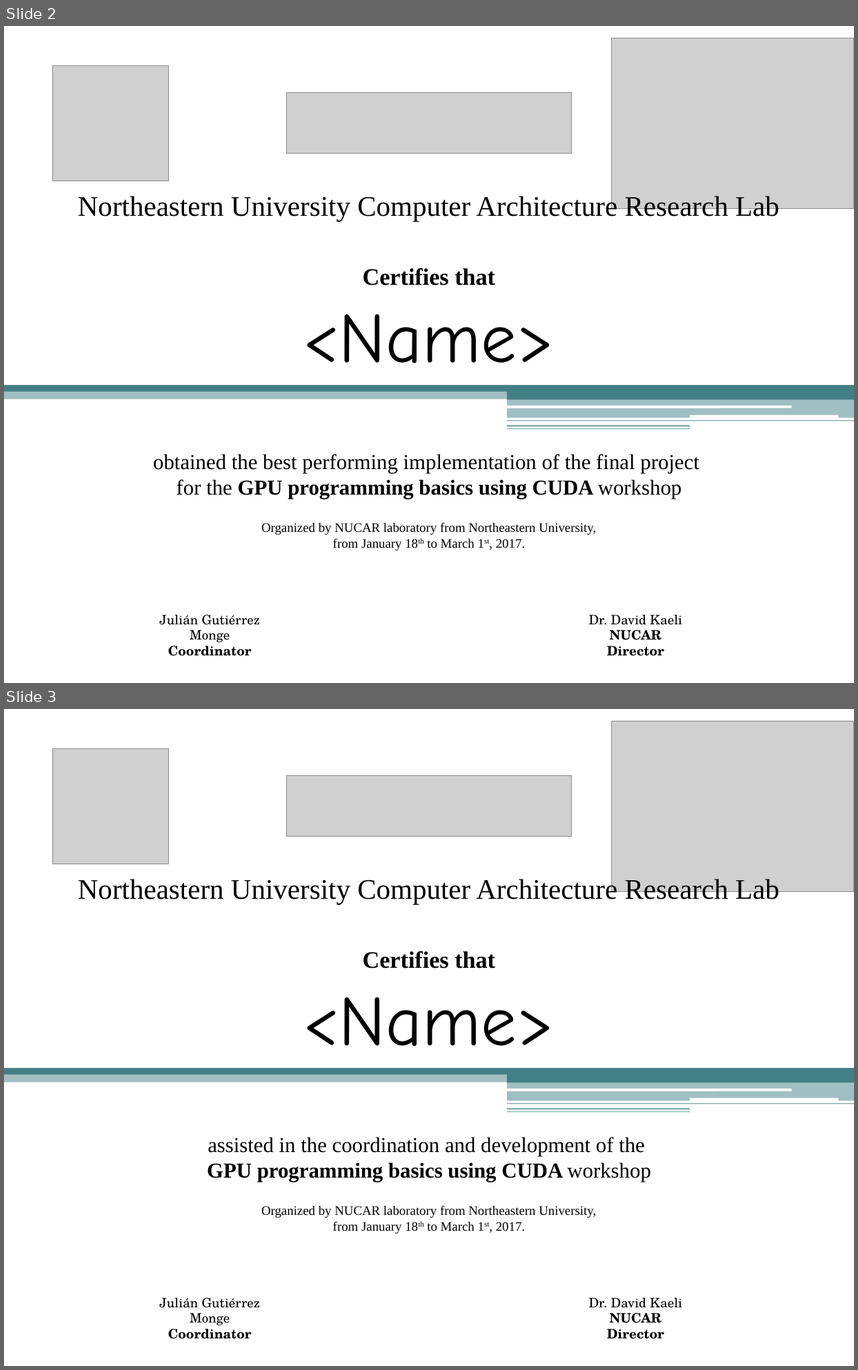
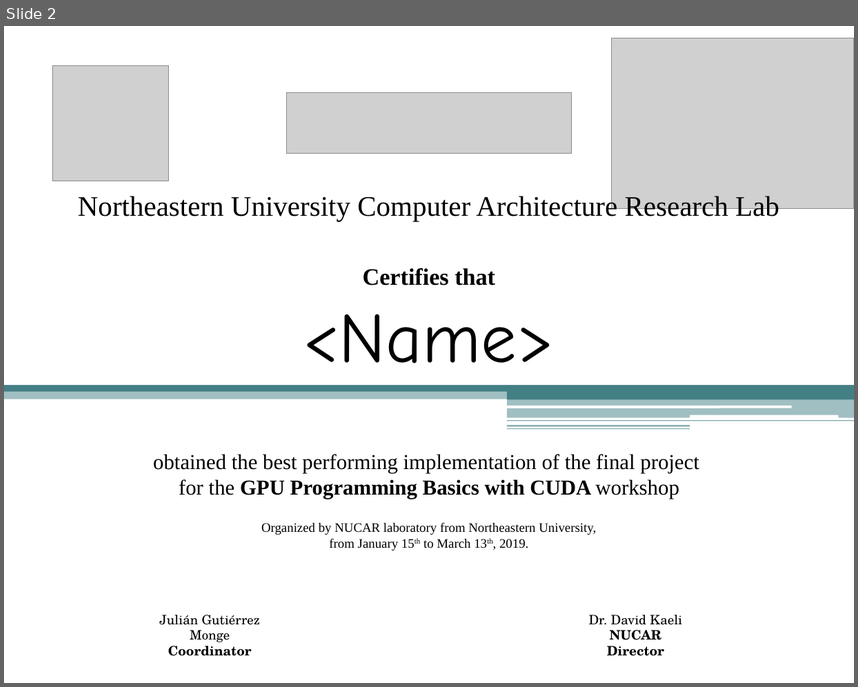
Before and after one commit to jgutierrezm113/gpu-class, a slide deck: misc/certificate-template.pptx. Shown one above the other, each under a label of ours: slides 2 and 3 before the commit, slide 2 after it. The pictures are 858x1370 and 858x687 pixels, drawn with LibreOffice and Linux fonts; fonts in the diff are those of the drawing; grey boxes stand for pictures. Boxes give left, top, right and bottom in pixels: in the first picture for what was removed or moved away, otherwise in the second. Text is boxed around its words. In the diff, an @@ line names an element or a change of style, - is before the commit and + after.

```diff
--- a/misc/certificate-template.pptx
+++ b/misc/certificate-template.pptx
@@ slide 3 removed at box(4, 709, 854, 1366), background #FFFFFF; not listed: 11 template elements that a slide beside it also shows @@
@@ rectangle removed at box(4, 709, 854, 1068) @@
@@ picture removed at box(611, 721, 854, 891) @@
@@ picture removed at box(53, 748, 169, 864) @@
@@ picture removed at box(286, 775, 571, 837) @@
@@ title removed at box(78, 877, 780, 1233) @@
-Northeastern University Computer Architecture Research Lab
-Certifies that
-assisted in the coordination and development of the
-GPU programming basics using CUDA workshop
-Organized by NUCAR laboratory from Northeastern University,
-from January 18th to March 1st, 2017.
@@ text removed at box(303, 997, 555, 1046) @@
-<Name>
@@ text removed at box(159, 1298, 260, 1339) @@
-Julián Gutiérrez Monge
-Coordinator
@@ text removed at box(589, 1298, 682, 1339) @@
-Dr. David Kaeli
-NUCAR Director
@@ slide 2 changed as well @@
@@ title at box(78, 194, 780, 550): text changed @@
-Northeastern University Computer Architecture Research Lab
-Certifies that
-obtained the best performing implementation of the final project
-for the GPU programming basics using CUDA workshop
-Organized by NUCAR laboratory from Northeastern University,
-from January 18th to March 1st, 2017.
+Northeastern University Computer Architecture Research Lab
+Certifies that
+obtained the best performing implementation of the final project
+for the GPU Programming Basics with CUDA workshop
+Organized by NUCAR laboratory from Northeastern University,
+from January 15th to March 13th, 2019.
```
Also in this commit, not shown: 1 other slide changed, 22 other files.
